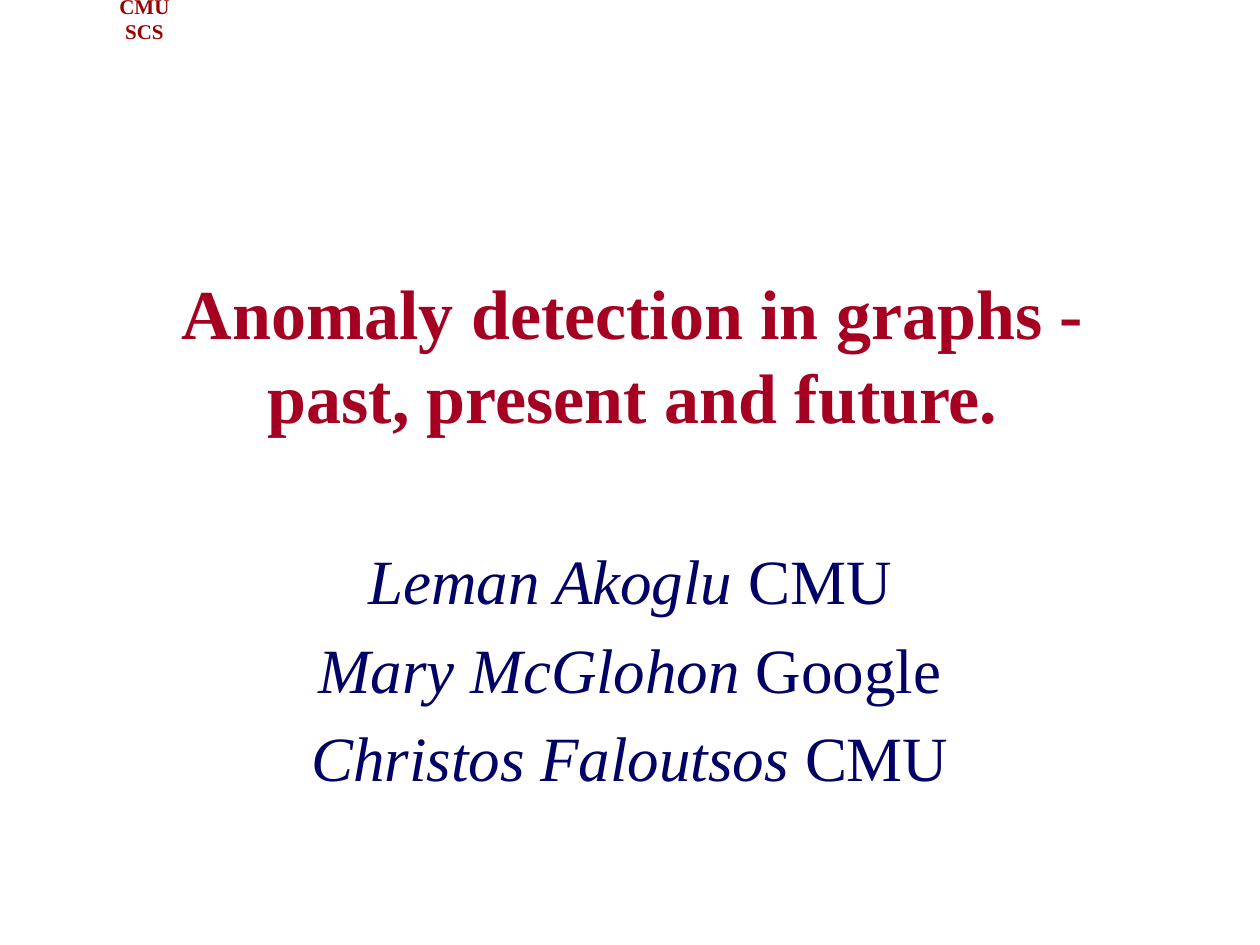
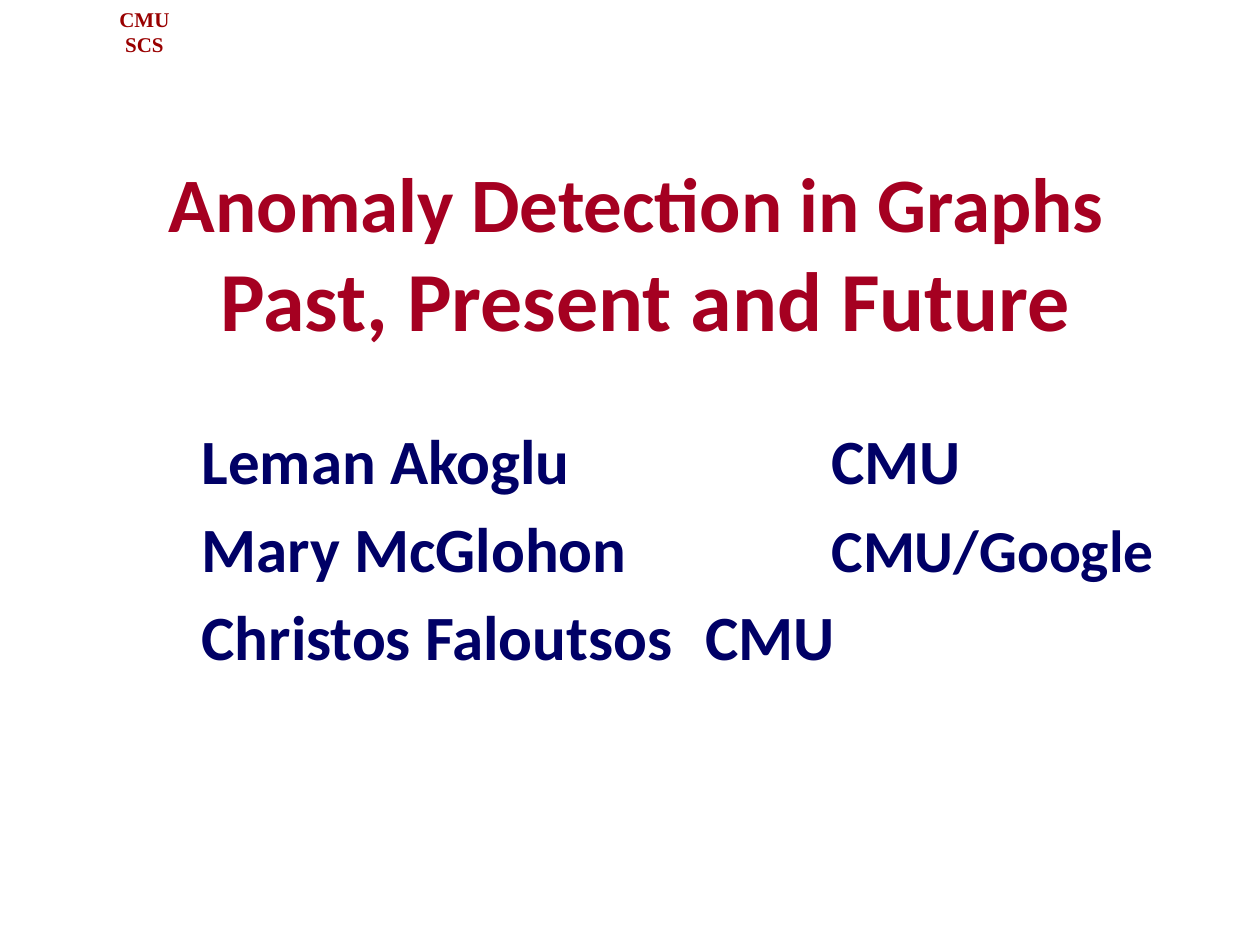
Before and after one commit to cfaloutsos/2021-pakdd-ToT, a slide deck: slide 1 of P1_past_OddBall_ToT.pptx. Drawn at 1260x945 pixels with LibreOffice and Linux fonts; fonts in the diff are those of the drawing; background and template pictures are left out. Boxes give left, top, right and bottom in pixels: in the first picture for what was removed or moved away, otherwise in the second. Text is boxed around its words. In the diff, an @@ line names an element or a change of style, - is before the commit and + after.

```diff
--- a/P1_past_OddBall_ToT.pptx
+++ b/P1_past_OddBall_ToT.pptx
@@ text "CMU SCS": place and size @@
-text "CMU SCS" at bbox=[119, 0, 169, 40]
+text "CMU SCS" at bbox=[119, 13, 169, 53]
@@ title at bbox=[169, 178, 1103, 342]: text changed; size 40 to 44 pt; font Times New Roman to Calibri @@
-Anomaly detection in graphs - past, present and future.
+Anomaly Detection in Graphs
+Past, Present and Future
@@ subtitle "Leman Akoglu CMU": place and size @@
-subtitle "Leman Akoglu CMU" at bbox=[311, 560, 948, 782]
+subtitle "Leman Akoglu CMU" at bbox=[202, 439, 1154, 661]
@@ subtitle at bbox=[202, 439, 961, 661]: font Times New Roman to Calibri, bold on in "Leman Akoglu CMU", "Christos Faloutsos CMU"; italic off in "Leman Akoglu", "Christos Faloutsos"; alignment centre to left @@
@@ subtitle at bbox=[202, 527, 1154, 582]: text changed; font Times New Roman to Calibri; bold on; italic off @@
-Mary McGlohon Google
+Mary McGlohon CMU/Google
```
Also in this commit, not shown: 11 other slides changed, 1 slide removed.
